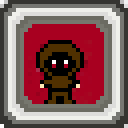
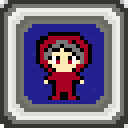
Layers edited between the first and the second 128×128 image:
renamed "enemy5" to "human 6", showed it, moved it above "human 5", painted on it over [32, 32, 100, 104]
removed layer "enemy7" over [28, 40, 92, 104]
renamed "enemy" to "bgd", painted on it over [24, 24, 104, 104]
